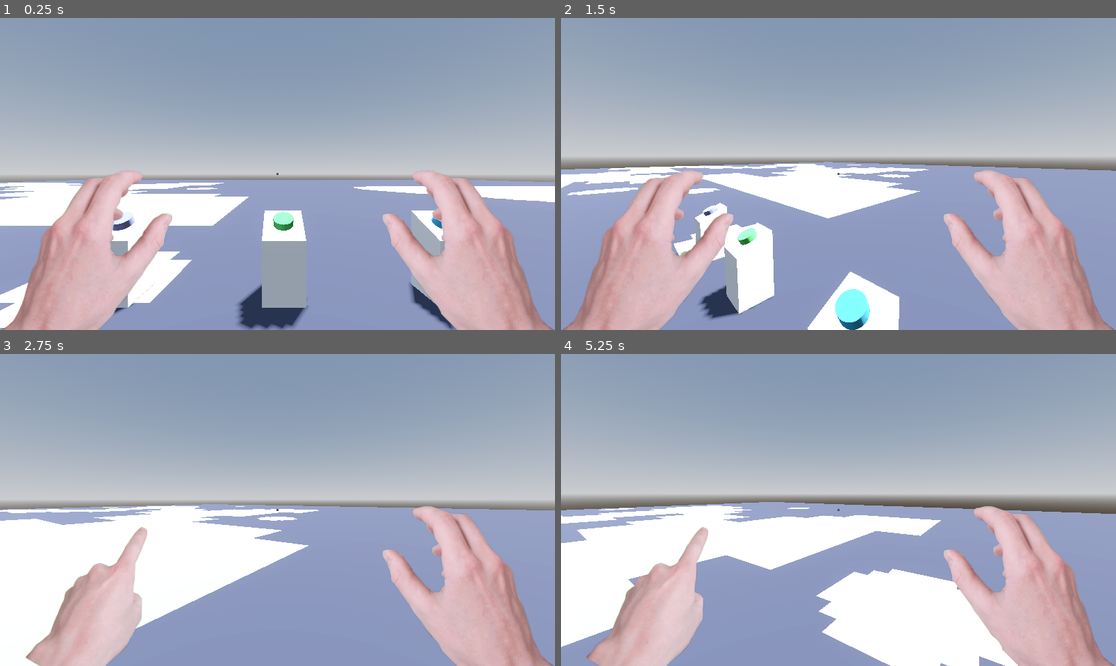
Above: before the commit, frames 1-4 (two rows, left to right).
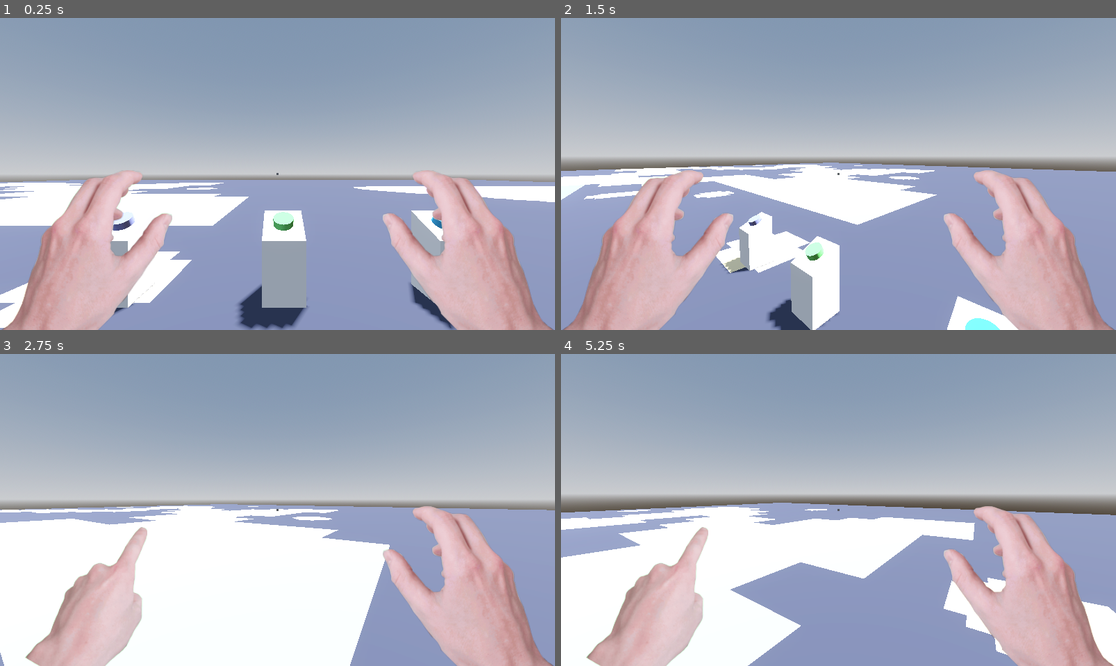
Above: after the commit, the same moments.

Repository: fennylol/tournamancy
Game: Godot game, scene res://0_maps/foyer/foyer.tscn
Same seed, same stepped clock (60 frames per second), same inputs: the game is played once before the commit and once after it.
Inputs (mouse positions are in pixels of both pictures, inside the frame that each line leads up to):
- Up to frame 1 (0.25 s): no input
- Up to frame 2 (1.5 s): tap Enter at 0.5 s; move the mouse to (960, 158) at 0.52 s; hold D (right) 0.53-1.28 s; hold E (interact) 0.53-1.28 s; click (960, 158) at 0.67 s; tap Space (jump) at 0.77 s; move the mouse to (810, 174) at 1.27 s; hold W (up) from 1.28 s (still down); click (810, 174) at 1.35 s
- Up to frame 3 (2.75 s): keep holding W (up); tap Space (jump) at 1.52 s; tap E (interact) at 1.55 s; move the mouse to (288, 503) at 2.02 s; hold E (interact) from 2.03 s (still down); right-click (288, 503) at 2.1 s
- Up to frame 4 (5.25 s): keep holding W (up); move the mouse to (832, 516) at 2.77 s; release E (interact) at 2.78 s; tap E (interact) at 2.85, 4.55 s; click (832, 516) at 2.92 s; tap Space (jump) at 3.02, 3.77, 4.52 s; move the mouse to (877, 513) at 3.52 s; hold E (interact) 3.53-4.28 s; move the mouse to (794, 506) at 4.27 s; click (794, 506) at 4.35 s; move the mouse to (844, 510) at 5.02 s; hold E (interact) from 5.03 s (still down); right-click (844, 510) at 5.1 s; click (844, 510) at 5.17 s

The runs differ from the first frame. In frame 1, 0.1% of the frame differs, in the area x 49-53%, y 62-67%; in frame 2, 9.5%; in frame 3, 14%; in frame 4, 18%, in the area x 0-100%, y 47-100%.

Commit message:
calsses and passives

Diff:
--- a/0_maps/assets/interactables/class_button/class_button.gd
+++ b/0_maps/assets/interactables/class_button/class_button.gd
@@ -6,4 +6,5 @@
 
 func _on_interact(interacter: Player) -> void:
    super._on_interact(interacter)
+   print("becoming ", ClassData.ClassIDs.find_key(ClassID))
    interacter.SpellBook.adopt_class(ClassID)
--- a/0_maps/foyer/foyer.tscn
+++ b/0_maps/foyer/foyer.tscn
@@ -3,7 +3,6 @@
 [ext_resource type="PackedScene" uid="uid://dv7m42e1emxrj" path="res://1_player/player.tscn" id="1_ttyqa"]
 [ext_resource type="Texture2D" uid="uid://nlhy3ogq5qc5" path="res://_RAWS/icon.png" id="2_df7h0"]
 [ext_resource type="PackedScene" uid="uid://c5ar3hknkofok" path="res://_RAWS/pillar.glb" id="2_xvh3c"]
-[ext_resource type="PackedScene" uid="uid://cnv7fvmjwgyvs" path="res://0_maps/assets/interactables/basic_button/basic_button.tscn" id="3_2vu8a"]
 [ext_resource type="PackedScene" uid="uid://dfo252iy5r2oq" path="res://0_maps/assets/interactables/class_button/class_button.tscn" id="3_sdsrs"]
 
 [sub_resource type="ProceduralSkyMaterial" id="ProceduralSkyMaterial_ttyqa"]
@@ -63,9 +62,10 @@
 [node name="pillar2" parent="floor" unique_id=1238312467 instance=ExtResource("2_xvh3c")]
 transform = Transform3D(1, 0, 0, 0, 1, 0, 0, 0, 1, 0, 0.5, -2.5)
 
-[node name="BasicButton" parent="floor/pillar2" unique_id=1299028761 instance=ExtResource("3_2vu8a")]
-transform = Transform3D(1, 0, 0, 0, 0.90630776, -0.4226183, 0, 0.4226183, 0.90630776, 0, 0.9, 0)
-button_color = Color(0.3917119, 0.98457927, 0.4897933, 1)
+[node name="ClassButton" parent="floor/pillar2" unique_id=49028904 instance=ExtResource("3_sdsrs")]
+transform = Transform3D(1, 0, 0, 0, 0.90630776, -0.42261833, 0, 0.42261833, 0.90630776, 0, 0.9, 0)
+ClassID = 3
+button_color = Color(0.5058824, 1, 0.53333336, 1)
 
 [node name="pillar3" parent="floor" unique_id=918547285 instance=ExtResource("2_xvh3c")]
 transform = Transform3D(1, 0, 0, 0, 1, 0, 0, 0, 1, 2, 0.5, -2.5)
--- a/1_player/class_data.gd
+++ b/1_player/class_data.gd
@@ -1,7 +1,7 @@
 class_name ClassData
 
 
-enum ClassIDs {NakedManChallenge, Test_A, Test_B}
+enum ClassIDs {NakedManChallenge, Tank, Ranger, Speedster, Test_A, Test_B}
 enum ClassFields {ACTIVES, PASSIVES}
 
 const ClassRecipes: Dictionary = {
@@ -10,10 +10,27 @@
       ClassFields.PASSIVES: {}
    },
 
+   ClassIDs.Tank : {
+      ClassFields.ACTIVES : [],
+      ClassFields.PASSIVES: {
+         SpellData.PassiveSpellIDs.Speed : -5,
+         SpellData.PassiveSpellIDs.Gravity : 10,
+         SpellData.PassiveSpellIDs.Damage : 5
+      }
+   },
+
+   ClassIDs.Speedster : {
+      ClassFields.ACTIVES : [SpellData.ActiveSpellIDs.Teleport],
+      ClassFields.PASSIVES: {
+         SpellData.PassiveSpellIDs.Speed : 5,
+         SpellData.PassiveSpellIDs.Gravity : -3
+      }
+   },
+
    ClassIDs.Test_A : {
       ClassFields.ACTIVES : [SpellData.ActiveSpellIDs.Teleport],
       ClassFields.PASSIVES: {
-         SpellData.PassiveSpellIDs.SpeedUp : 5
+         SpellData.PassiveSpellIDs.Speed : 5
       }
    },
 }
--- a/1_player/grimoire.gd
+++ b/1_player/grimoire.gd
@@ -19,7 +19,7 @@
    for spell:PassiveSpell in PassiveSpells:
       spell._on_process_begin(delta, player)
    for spell:ActiveSpell in ActiveSpells:
-      if spell: spell._add_time(delta)
+      if spell: spell._on_process_begin(delta)
 
 func process_end(delta: float, player: Player) -> void:
    for spell:PassiveSpell in PassiveSpells:
--- a/1_player/player.gd
+++ b/1_player/player.gd
@@ -57,7 +57,7 @@
    SpellBook.process_end(delta, self)
 
 func _physics_process(delta: float) -> void:
-   var use_source_physics: bool = true
+   var use_source_physics: bool = false
 
    if use_source_physics: _source_physics_process(delta)
    else: _simple_physics_process(delta)
--- a/1_player/spell_data.gd
+++ b/1_player/spell_data.gd
@@ -44,14 +44,33 @@
 
 }
 
-enum PassiveSpellIDs {SpeedUp, JumpUp, GravityUp}
+enum PassiveSpellIDs { Health,
+                       Damage,
+                       Speed, Jump, Gravity }
 const PassiveSpells: Dictionary = {
-   PassiveSpellIDs.SpeedUp : {
-      SpellFields.Name : "Speed Boost",
-      SpellFields.IconPath : "res://3_passives/SpeedUp/speed_up_icon.png",
-      SpellFields.ScriptPath : "res://3_passives/SpeedUp/speed_up_script.gd"
+   PassiveSpellIDs.Health : {
+      SpellFields.Name : "HealthSpell",
+      SpellFields.IconPath : "res://3_passives/Health/health_icon.png",
+      SpellFields.ScriptPath : "res://3_passives/Health/health_script.gd"
    },
 
+   PassiveSpellIDs.Damage : {
+      SpellFields.Name : "DamageSpell",
+      SpellFields.IconPath : "res://3_passives/Damage/damage_icon.png",
+      SpellFields.ScriptPath : "res://3_passives/Damage/damage_script.gd"
+   },
+
+   PassiveSpellIDs.Speed : {
+      SpellFields.Name : "SpeedSpell",
+      SpellFields.IconPath : "res://3_passives/Speed/speed_icon.png",
+      SpellFields.ScriptPath : "res://3_passives/Speed/speed_script.gd"
+   },
+
+   PassiveSpellIDs.Gravity : {
+      SpellFields.Name : "GravitySpell",
+      SpellFields.IconPath : "res://3_passives/Gravity/gravity_icon.png",
+      SpellFields.ScriptPath : "res://3_passives/Gravity/gravity_script.gd"
+   }
 }
 
 static func get_active_spell_data(id: ActiveSpellIDs) -> Dictionary:
--- a/2_actives/active_spell.gd
+++ b/2_actives/active_spell.gd
@@ -6,6 +6,6 @@
       TimeSinceActivation = new_cd
 var TimeSinceActivation: float = 0.0
 
-func _add_time(delta: float) -> void: TimeSinceActivation += delta
+func _on_process_begin(delta: float) -> void: TimeSinceActivation += delta
 func _can_activate(cooldown_reduction: float) -> bool: return TimeSinceActivation > Cooldown*cooldown_reduction
 func _on_activate(_activator: Player) -> void: printerr("ERROR: _on_activate() not overridden but called.")
--- /dev/null
+++ b/3_passives/Damage/damage_script.gd
@@ -0,0 +1,18 @@
+extends PassiveSpell
+class_name DamageSpell
+
+var BaseMult: float = 0.25
+
+func _get_stat_contributions() -> Dictionary:
+   var mod: float = 0
+   if Stacks > 0:
+      mod = BaseMult*Stacks
+   elif Stacks < 0:
+      for i in range(absi(Stacks)): mod += (1.0-mod)*BaseMult
+      mod = -mod
+   return { SpellData.StatTypes.DAMAGE: mod }
+
+func _on_process_begin(_delta: float, _player: Player) -> void: pass
+func _on_process_end(_delta: float, _player: Player) -> void: pass
+func _on_equip() -> void: pass
+func _on_unequip() -> void: pass
--- /dev/null
+++ b/3_passives/Gravity/gravity_script.gd
@@ -0,0 +1,18 @@
+extends PassiveSpell
+class_name GravitySpell
+
+var BaseMult: float = 0.25
+
+func _get_stat_contributions() -> Dictionary:
+   var mod: float = 0
+   if Stacks > 0:
+      mod = BaseMult*Stacks
+   elif Stacks < 0:
+      for i in range(absi(Stacks)): mod += (1.0-mod)*BaseMult
+      mod = -mod
+   return { SpellData.StatTypes.GRAVITY: mod }
+
+func _on_process_begin(_delta: float, _player: Player) -> void: pass
+func _on_process_end(_delta: float, _player: Player) -> void: pass
+func _on_equip() -> void: pass
+func _on_unequip() -> void: pass
--- /dev/null
+++ b/3_passives/Health/health_script.gd
@@ -0,0 +1,18 @@
+extends PassiveSpell
+class_name HealthSpell
+
+var BaseMult: float = 0.25
+
+func _get_stat_contributions() -> Dictionary:
+   var mod: float = 0
+   if Stacks > 0:
+      mod = BaseMult*Stacks
+   elif Stacks < 0:
+      for i in range(absi(Stacks)): mod += (1.0-mod)*BaseMult
+      mod = -mod
+   return { SpellData.StatTypes.HEALTH: mod }
+
+func _on_process_begin(_delta: float, _player: Player) -> void: pass
+func _on_process_end(_delta: float, _player: Player) -> void: pass
+func _on_equip() -> void: pass
+func _on_unequip() -> void: pass
--- /dev/null
+++ b/3_passives/Speed/speed_script.gd
@@ -0,0 +1,18 @@
+extends PassiveSpell
+class_name SpeedSpell
+
+var BaseMult: float = 0.25
+
+func _get_stat_contributions() -> Dictionary:
+   var mod: float = 0
+   if Stacks > 0:
+      mod = BaseMult*Stacks
+   elif Stacks < 0:
+      for i in range(absi(Stacks)): mod += (1.0-mod)*BaseMult
+      mod = -mod
+   return { SpellData.StatTypes.SPEED: mod }
+
+func _on_process_begin(_delta: float, _player: Player) -> void: pass
+func _on_process_end(_delta: float, _player: Player) -> void: pass
+func _on_equip() -> void: pass
+func _on_unequip() -> void: pass
--- a/3_passives/SpeedUp/speed_up_script.gd
+++ /dev/null
@@ -1,10 +0,0 @@
-extends PassiveSpell
-
-var BaseMult: float = 0.25
-
-func _get_stat_contributions() -> Dictionary: return { SpellData.StatTypes.SPEED: BaseMult*Stacks }
-
-func _on_process_begin(_delta: float, _player: Player) -> void: pass
-func _on_process_end(_delta: float, _player: Player) -> void: pass
-func _on_equip() -> void: pass
-func _on_unequip() -> void: pass
Binary file added: 3_passives/Damage/damage_icon.png
Not shown, added: 3_passives/Damage/damage_icon.png.import
Not shown, added: 3_passives/Damage/damage_script.gd.uid
Binary file added: 3_passives/Gravity/gravity_icon.png
Not shown, added: 3_passives/Gravity/gravity_icon.png.import
Not shown, added: 3_passives/Gravity/gravity_script.gd.uid
Binary file added: 3_passives/Health/health_icon.png
Not shown, changed: 3_passives/Health/health_icon.png.import
Not shown, added: 3_passives/Health/health_script.gd.uid
Renamed: 3_passives/SpeedUp/speed_up_icon.png -> 3_passives/Speed/speed_icon.png
Not shown, added: 3_passives/Speed/speed_icon.png.import
Not shown, added: 3_passives/Speed/speed_script.gd.uid
(and 1 more such lines)
